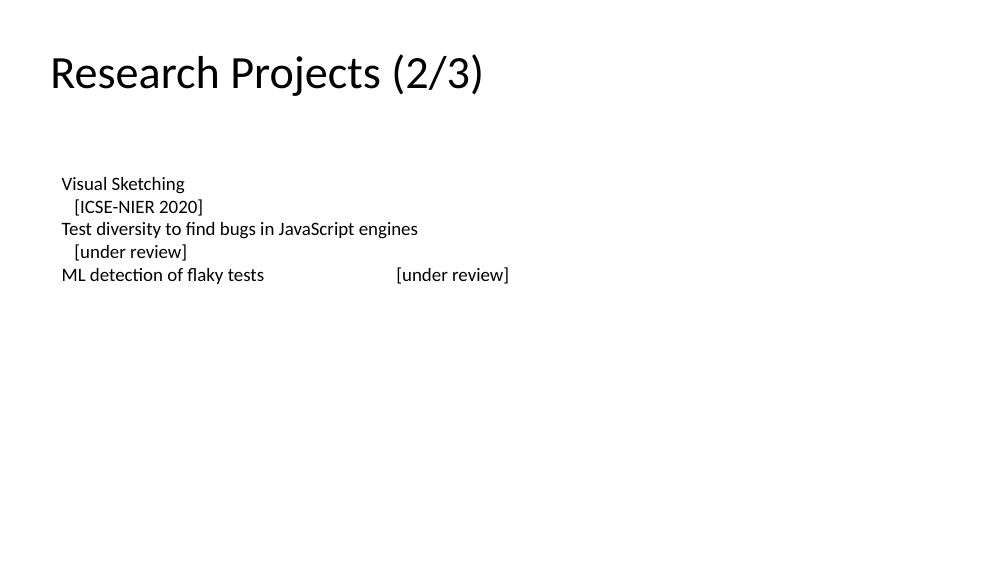
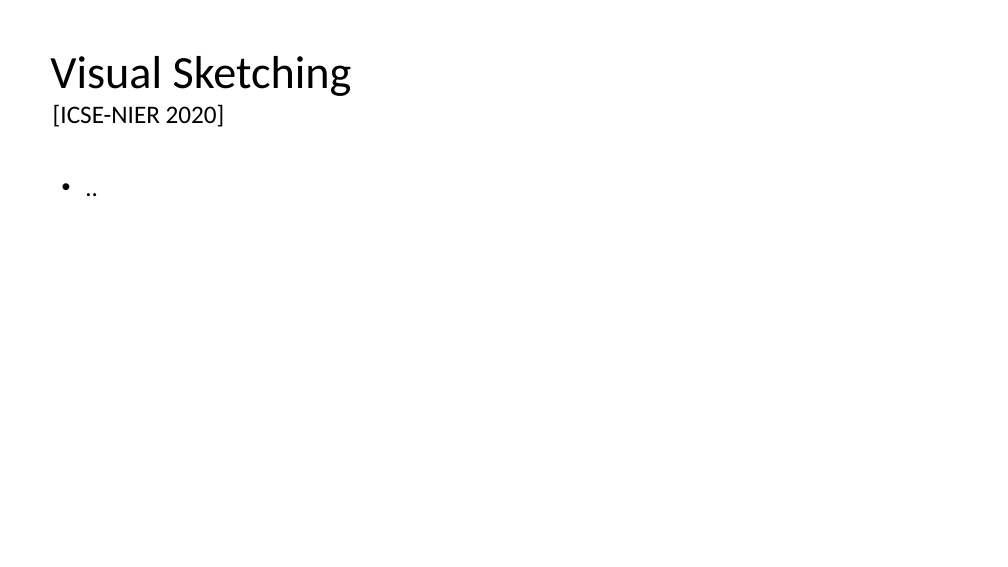
Before and after one commit to damorim/testing-cin-minicourse, a slide deck: slide 101 of testing-minicourse.pptx (slide 83 before the commit). Drawn at 1008x567 pixels with LibreOffice and Linux fonts; fonts in the diff are those of the drawing. Boxes give left, top, right and bottom in pixels: in the first picture for what was removed or moved away, otherwise in the second. Text is boxed around its words. In the diff, an @@ line names an element or a change of style, - is before the commit and + after.

```diff
--- a/testing-minicourse.pptx
+++ b/testing-minicourse.pptx
@@ title at (x1=50, y1=56, x2=352, y2=96): text changed @@
-Research Projects (2/3)
+Visual Sketching
@@ text added at (x1=53, y1=104, x2=225, y2=127), 24 pt, text #000000 @@
+[ICSE-NIER 2020]
@@ text at (x1=62, y1=177, x2=509, y2=284): text changed; size 18 to 24 pt @@
-Visual Sketching
-[ICSE-NIER 2020]
-Test diversity to find bugs in JavaScript engines
-[under review]
-ML detection of flaky tests [under review]
+• ..
```
Also in this commit, not shown: 17 other slides changed, 30 slides added, 2 slides removed.
